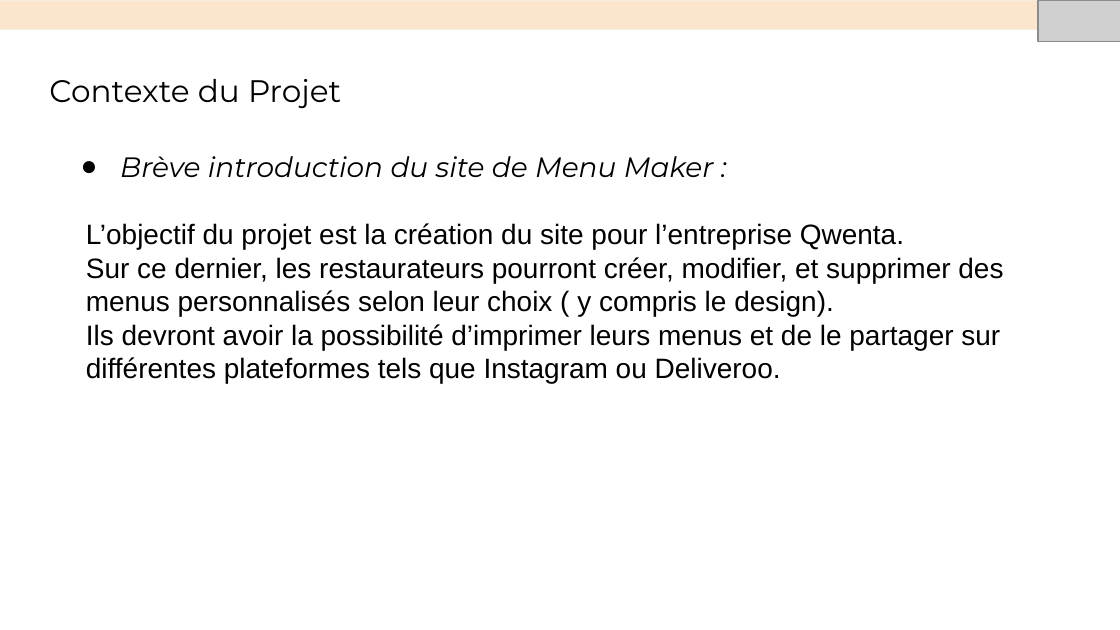
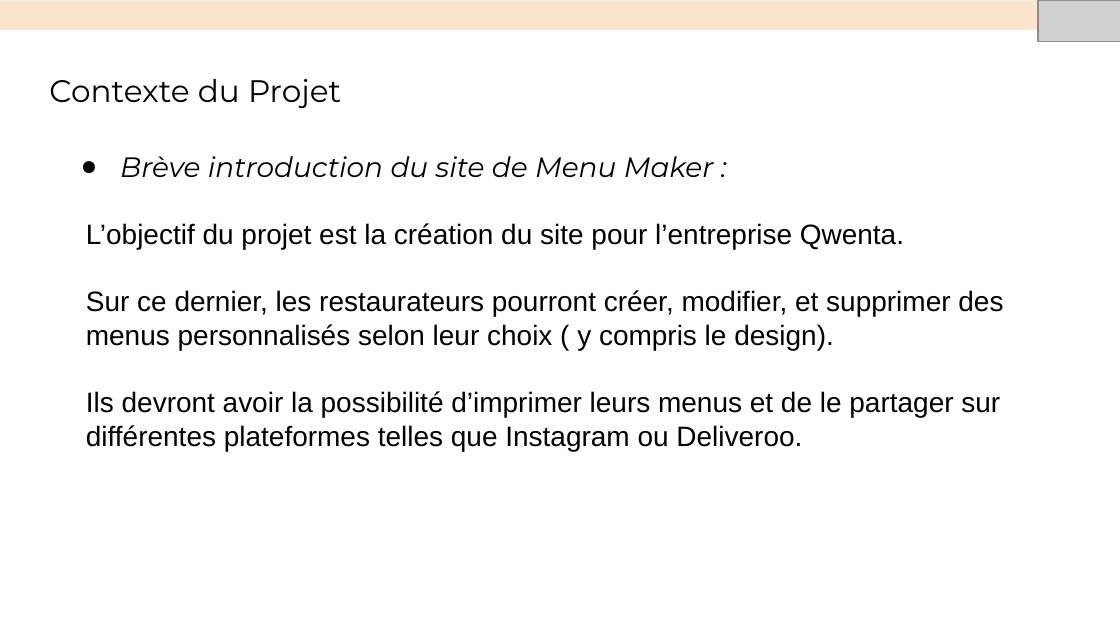
Before and after one commit to Nasus-Stackman/Projet7, a slide deck: slide 3 of Présentation.odp. Drawn at 1120x630 pixels with LibreOffice and Linux fonts; fonts in the diff are those of the drawing; grey boxes stand for pictures. Boxes give left, top, right and bottom in pixels: in the first picture for what was removed or moved away, otherwise in the second. Text is boxed around its words. In the diff, an @@ line names an element or a change of style, - is before the commit and + after.

```diff
--- a/Présentation.odp
+++ b/Présentation.odp
@@ text at bbox=[86, 223, 1003, 451]: text changed @@
-L’objectif du projet est la création du site pour l’entreprise Qwenta.
-Sur ce dernier, les restaurateurs pourront créer, modifier, et supprimer des menus personnalisés selon leur choix ( y compris le design).
-Ils devront avoir la possibilité d’imprimer leurs menus et de le partager sur différentes plateformes tels que Instagram ou Deliveroo.
+L’objectif du projet est la création du site pour l’entreprise Qwenta.
+Sur ce dernier, les restaurateurs pourront créer, modifier, et supprimer des menus personnalisés selon leur choix ( y compris le design).
+Ils devront avoir la possibilité d’imprimer leurs menus et de le partager sur différentes plateformes telles que Instagram ou Deliveroo.
```
Also in this commit, not shown: 3 other slides changed, 2 other files.
